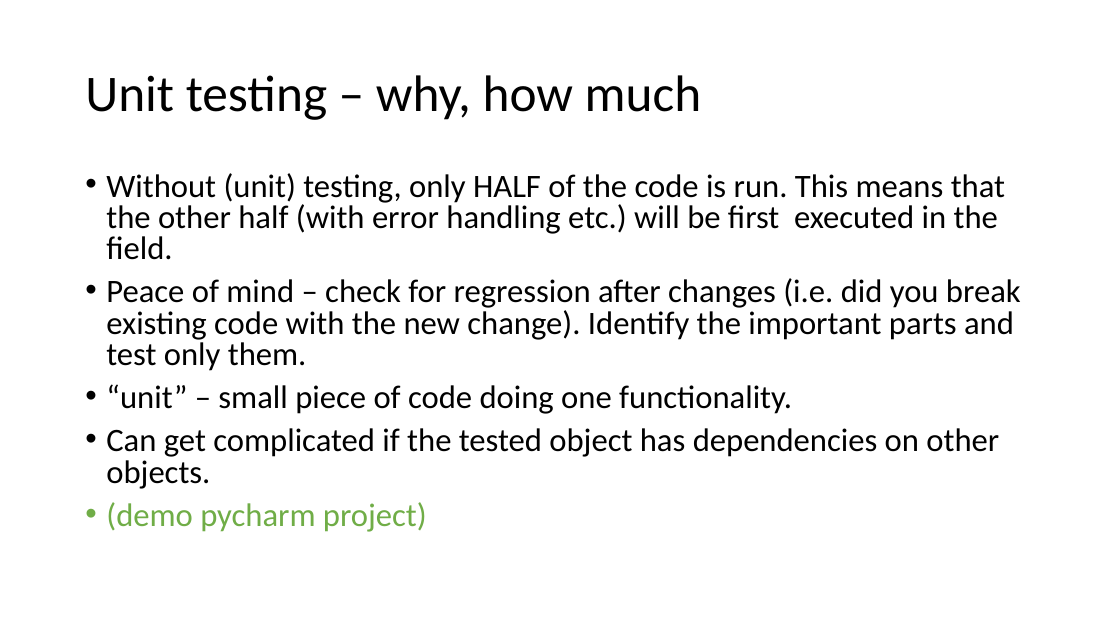
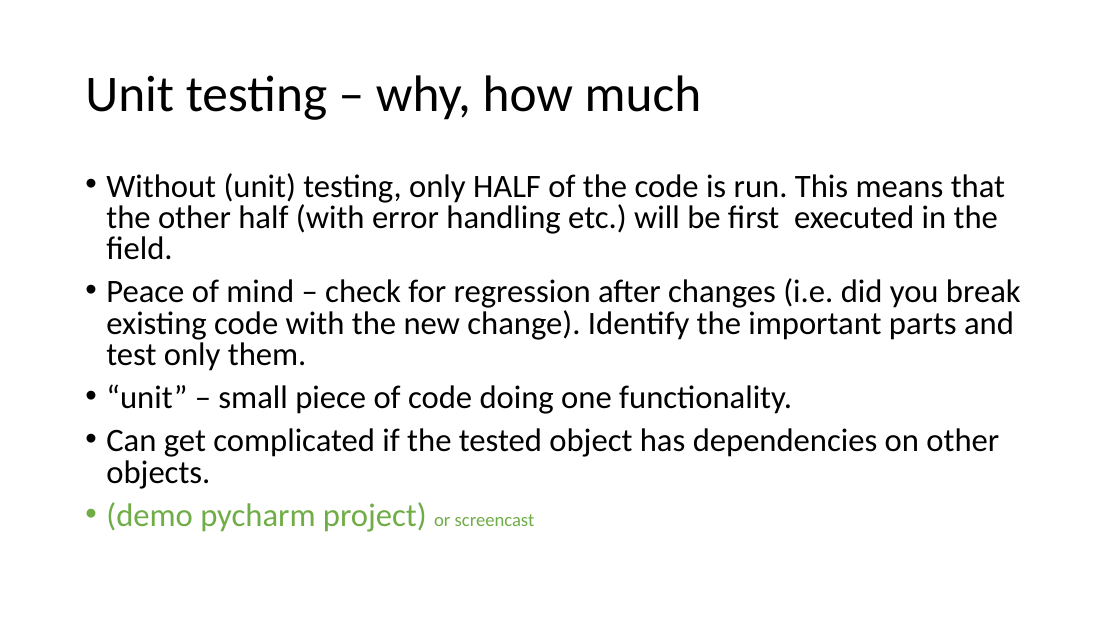
Before and after one commit to scaperex/python_workshop_intermediate, a slide deck: slide 6 of Advanced Python workshop.pptx (slide 4 before the commit). Drawn at 1120x630 pixels with LibreOffice and Linux fonts; fonts in the diff are those of the drawing. Boxes give left, top, right and bottom in pixels: in the first picture for what was removed or moved away, otherwise in the second. Text is boxed around its words. In the diff, an @@ line names an element or a change of style, - is before the commit and + after.

```diff
--- a/Advanced Python workshop.pptx
+++ b/Advanced Python workshop.pptx
@@ text at (x1=106, y1=502, x2=535, y2=532): text changed @@
-• (demo pycharm project)
+• (demo pycharm project) or screencast
```
Also in this commit, not shown: 5 other slides changed, 3 slides added, 1 other file.
